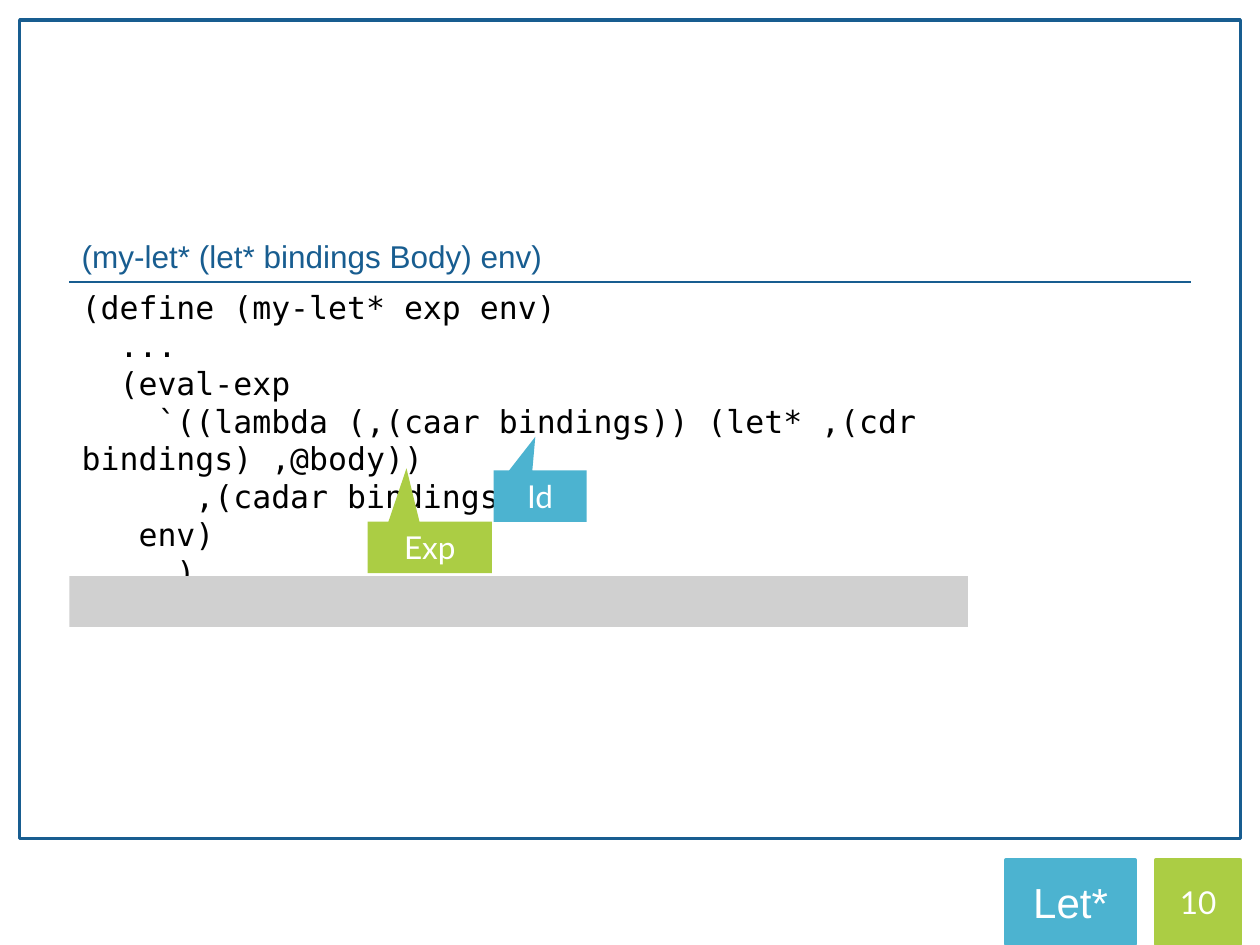
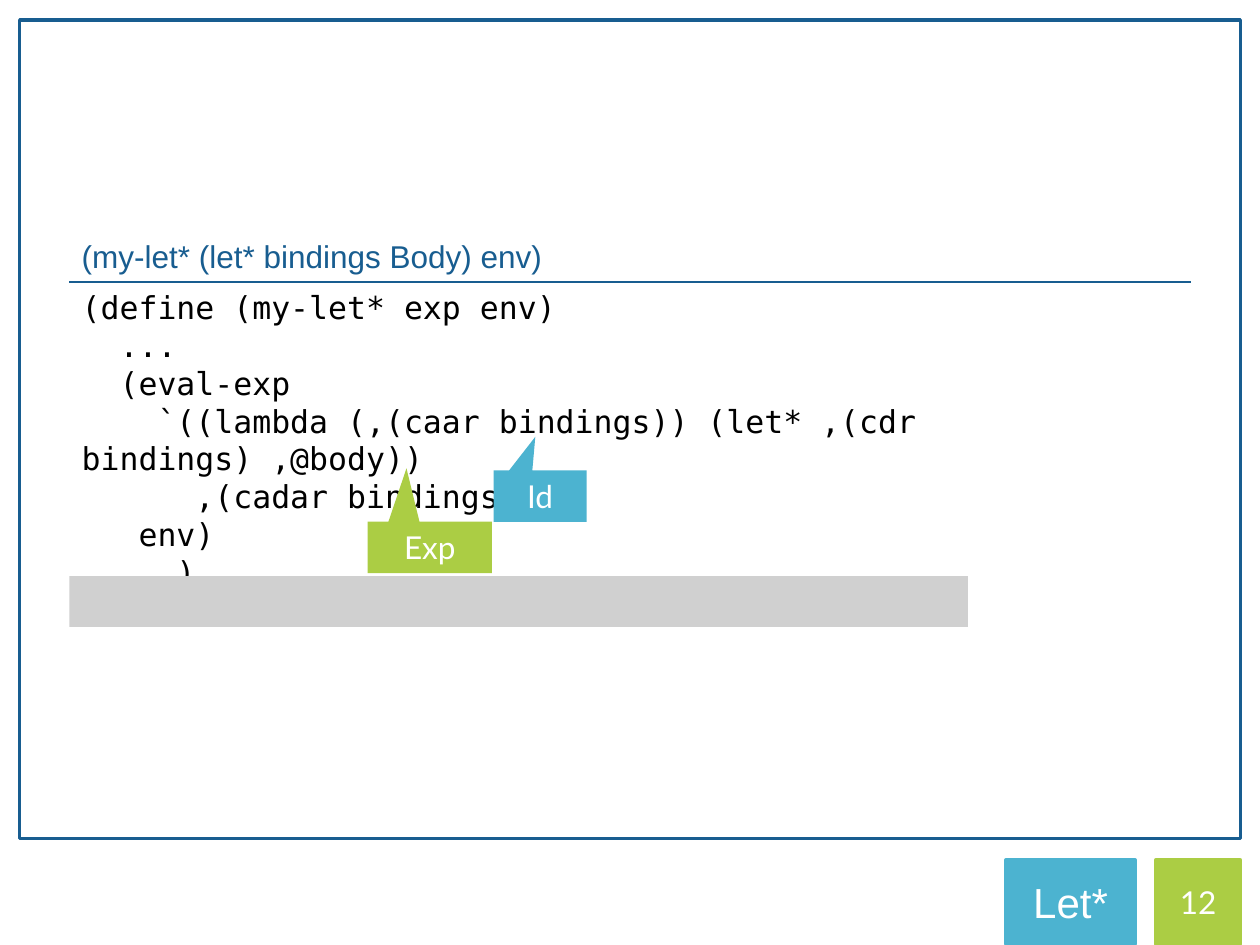
Before and after one commit to ryotaro612/scm, a slide deck: slide 12 of scm.pptx (slide 14 before the commit). Drawn at 1260x945 pixels with LibreOffice and Linux fonts; fonts in the diff are those of the drawing; grey boxes stand for pictures. Boxes give left, top, right and bottom in pixels: in the first picture for what was removed or moved away, otherwise in the second. Text is boxed around its words. In the diff, an @@ line names an element or a change of style, - is before the commit and + after.

```diff
--- a/scm.pptx
+++ b/scm.pptx
@@ text in rectangle at <box>1180,891,1217,914</box>: text changed @@
-10
+12
```
Also in this commit, not shown: 6 other slides changed, 2 slides added, 4 slides removed.
